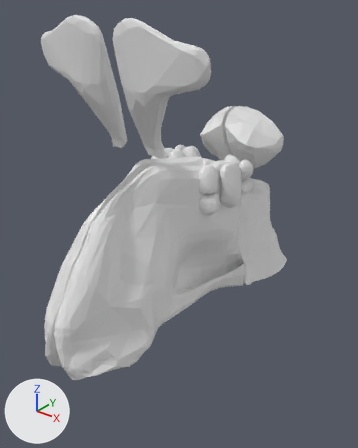
The glTF model frontend/public/assets/anatomy/zanatomy/male-respiratory.glb as it was, and as the next commit left it.
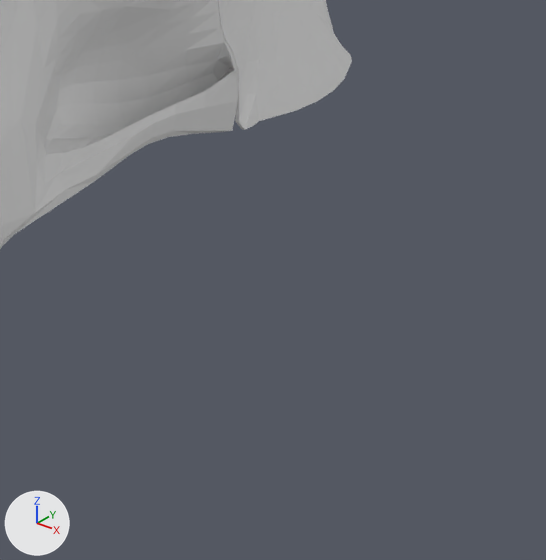
There are two pictures of each version: one whole from a 50 mm camera at (0.0835, -0.1531, 1.6455) aimed at (-0.0109, -0.0352, 1.5724), one close up on the part from 44% to 100% of the width and 53% to 99% of the height. Every picture has the same lights, and +X, +Y and +Z are marked at lower left. The last two pictures show the newer version. Where no turn or scale is listed for an object, it has been applied to the vertices.

Names of what the first close-up shows: 'ZAM-6a2ea473ab42', 'ZAM-e1ac3c6a8aef'.
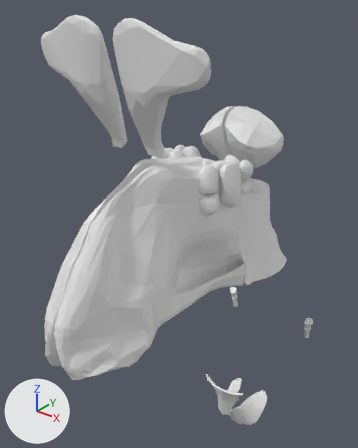
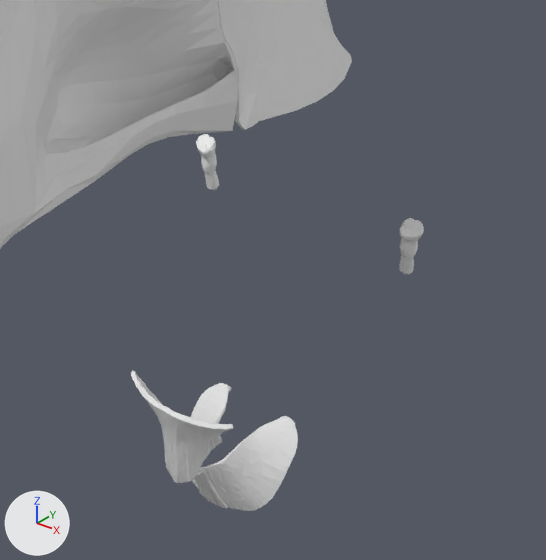
The change, as a list of edits to the scene's bpy script:
```text
Add me_zam_e6258bdc0cf9:
    me_zam_e6258bdc0cf9.from_pydata(...)  # 417 vertices, 828 faces; spans x -0.0094..0.0094, y -0.0039..0.0039, z -0.009..0.009
Add me_zam_e315c621380f:
    me_zam_e315c621380f.from_pydata(...)  # 454 vertices, 920 faces; spans x -0.0045..0.0045, y -0.0093..0.0093, z -0.0066..0.0066
Add me_zam_74b5ba10a2f4:
    me_zam_74b5ba10a2f4.from_pydata(...)  # 228 vertices, 452 faces; spans x -0.00186..0.00186, y -0.00232..0.00232, z -0.00544..0.00544
Add me_zam_45233ade880d:
    me_zam_45233ade880d.from_pydata(...)  # 303 vertices, 589 faces; spans x -0.00272..0.00272, y -0.00402..0.00402, z -0.00661..0.00661
Add me_zam_3c79e3f12652:
    me_zam_3c79e3f12652.from_pydata(...)  # 228 vertices, 452 faces; spans x -0.00186..0.00186, y -0.00232..0.00232, z -0.00544..0.00544
Add me_zam_1405edd7b8eb:
    me_zam_1405edd7b8eb.from_pydata(...)  # 455 vertices, 920 faces; spans x -0.0045..0.0045, y -0.0093..0.0093, z -0.0066..0.0066
Add ob_zam_e6258bdc0cf9:
    ob_zam_e6258bdc0cf9 = bpy.data.objects.new('ZAM-e6258bdc0cf9', me_zam_e6258bdc0cf9)
    ob_zam_e6258bdc0cf9.location = (-0.0001, -0.019, 1.4872)
Add ob_zam_e315c621380f:
    ob_zam_e315c621380f = bpy.data.objects.new('ZAM-e315c621380f', me_zam_e315c621380f)
    ob_zam_e315c621380f.location = (-0.0054, -0.0031, 1.4703)
Add ob_zam_74b5ba10a2f4:
    ob_zam_74b5ba10a2f4 = bpy.data.objects.new('ZAM-74b5ba10a2f4', me_zam_74b5ba10a2f4)
    ob_zam_74b5ba10a2f4.location = (-0.0192, 0.0163, 1.5118)
Add ob_zam_45233ade880d:
    ob_zam_45233ade880d = bpy.data.objects.new('ZAM-45233ade880d', me_zam_45233ade880d)
    ob_zam_45233ade880d.location = (-0.0001, -0.0101, 1.4701)
Add ob_zam_3c79e3f12652:
    ob_zam_3c79e3f12652 = bpy.data.objects.new('ZAM-3c79e3f12652', me_zam_3c79e3f12652)
    ob_zam_3c79e3f12652.location = (0.019, 0.0163, 1.5118)
Add ob_zam_1405edd7b8eb:
    ob_zam_1405edd7b8eb = bpy.data.objects.new('ZAM-1405edd7b8eb', me_zam_1405edd7b8eb)
    ob_zam_1405edd7b8eb.location = (0.0051, -0.0031, 1.4703)
```

Changed parts and their boxes (x1, y1, x2, y2) in the close-ups (546 x 560 px):
'ZAM-1405edd7b8eb', added: after (203, 416, 298, 511)
'ZAM-e6258bdc0cf9', added: after (131, 371, 233, 483)
'ZAM-e315c621380f', added: after (190, 383, 231, 489)
'ZAM-3c79e3f12652', added: after (399, 218, 424, 274)
'ZAM-74b5ba10a2f4', added: after (196, 134, 219, 190)
'ZAM-45233ade880d', added: after (194, 467, 228, 509)
